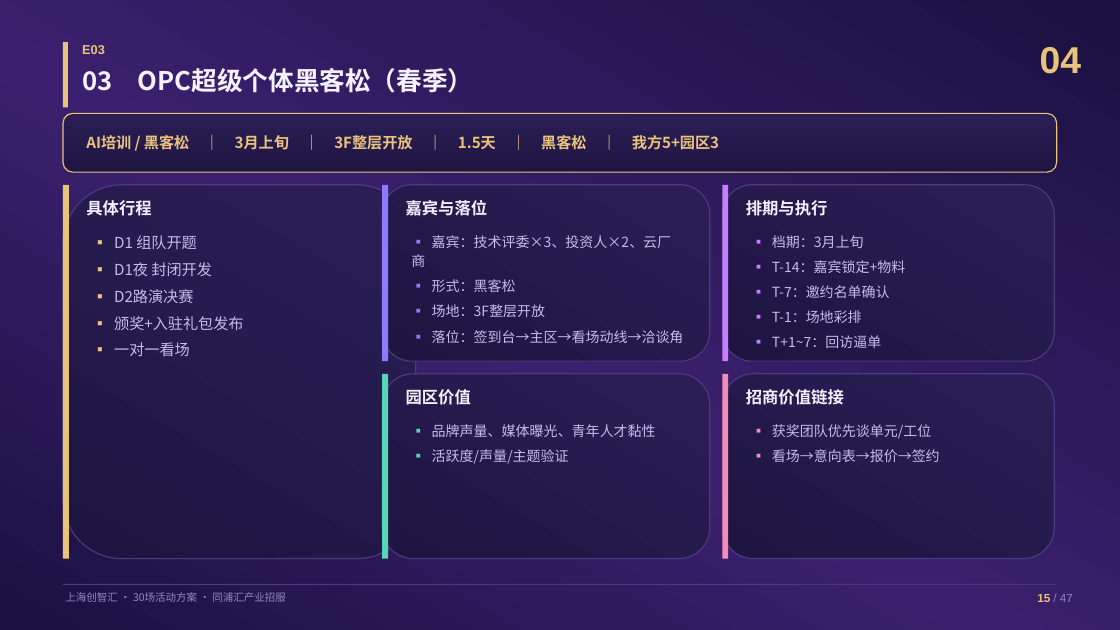
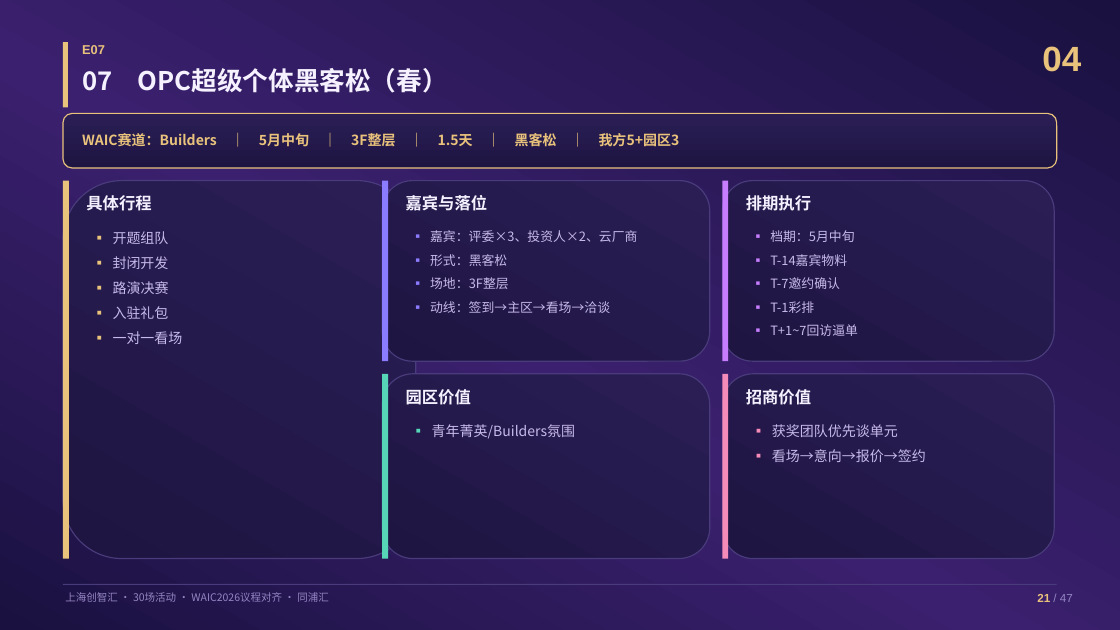
Before and after one commit to hujigang2010-maker/AIDEN, a slide deck: slide 22 of proposal/创智汇30场活动具体方案.pptx (slide 16 before the commit). Drawn at 1120x630 pixels with LibreOffice and Linux fonts; fonts in the diff are those of the drawing. Boxes give left, top, right and bottom in pixels: in the first picture for what was removed or moved away, otherwise in the second. Text is boxed around its words. In the diff, an @@ line names an element or a change of style, - is before the commit and + after.

```diff
--- a/proposal/创智汇30场活动具体方案.pptx
+++ b/proposal/创智汇30场活动具体方案.pptx
@@ text at [82, 45, 105, 54]: text changed @@
-E03
+E07
@@ text "04" at [1042, 46, 1081, 72]: size 32 to 30 pt @@
@@ text at [82, 68, 448, 93]: text changed @@
-03 OPC超级个体黑客松（春季）
+07 OPC超级个体黑客松（春）
@@ rounded rectangle: place and size @@
-rounded rectangle at [63, 113, 1057, 172]
+rounded rectangle at [63, 113, 1057, 168]
@@ text at [82, 132, 680, 150]: text changed; size 13 to 12 pt @@
-AI培训 / 黑客松 ｜ 3月上旬 ｜ 3F整层开放 ｜ 1.5天 ｜ 黑客松 ｜ 我方5+园区3
+WAIC赛道：Builders ｜ 5月中旬 ｜ 3F整层 ｜ 1.5天 ｜ 黑客松 ｜ 我方5+园区3
@@ rounded rectangle: place and size @@
-rounded rectangle at [63, 185, 416, 559]
+rounded rectangle at [63, 181, 416, 559]
@@ rectangle: place and size @@
-rectangle at [63, 185, 69, 559]
+rectangle at [63, 181, 69, 559]
@@ text "具体行程": place and size @@
-text "具体行程" at [86, 200, 151, 216]
+text "具体行程" at [86, 195, 151, 211]
@@ rounded rectangle: place and size @@
-rounded rectangle at [382, 185, 710, 361]
+rounded rectangle at [382, 181, 710, 361]
@@ rectangle: place and size @@
-rectangle at [382, 185, 388, 361]
+rectangle at [382, 181, 388, 361]
@@ text "嘉宾与落位": place and size @@
-text "嘉宾与落位" at [406, 200, 488, 216]
+text "嘉宾与落位" at [406, 195, 488, 211]
@@ rounded rectangle: place and size @@
-rounded rectangle at [723, 185, 1054, 361]
+rounded rectangle at [723, 181, 1054, 361]
@@ rectangle: place and size @@
-rectangle at [723, 185, 728, 361]
+rectangle at [723, 181, 728, 361]
@@ text at [746, 195, 811, 211]: text changed @@
-排期与执行
+排期执行
@@ text at [113, 231, 169, 319]: text changed; size 13 to 12 pt @@
-▪ D1 组队开题
-▪ D1夜 封闭开发
-▪ D2路演决赛
-▪ 颁奖+入驻礼包发布
+▪ 开题组队
+▪ 封闭开发
+▪ 路演决赛
+▪ 入驻礼包
@@ text at [430, 230, 637, 242]: text changed; size 12 to 11 pt @@
-▪ 嘉宾：技术评委×3、投资人×2、云厂商
+▪ 嘉宾：评委×3、投资人×2、云厂商
@@ text at [770, 230, 858, 336]: text changed; size 12 to 11 pt @@
-▪ 档期：3月上旬
-▪ T-14：嘉宾锁定+物料
-▪ T-7：邀约名单确认
-▪ T-1：场地彩排
-▪ T+1~7：回访逼单
+▪ 档期：5月中旬
+▪ T-14嘉宾物料
+▪ T-7邀约确认
+▪ T-1彩排
+▪ T+1~7回访逼单
@@ text at [430, 254, 507, 266]: size 12 to 11 pt in "▪ 形式：黑客松" @@
@@ text at [430, 277, 610, 313]: text changed; size 12 to 11 pt @@
-▪ 场地：3F整层开放
-▪ 落位：签到台→主区→看场动线→洽谈角
+▪ 场地：3F整层
+▪ 动线：签到→主区→看场→洽谈
@@ text at [113, 331, 183, 344]: size 13 to 12 pt in "▪ 一对一看场" @@
@@ text at [746, 389, 811, 405]: text changed @@
-招商价值链接
+招商价值
@@ text at [432, 424, 575, 439]: text changed @@
-▪ 品牌声量、媒体曝光、青年人才黏性
-▪ 活跃度/声量/主题验证
+▪ 青年菁英/Builders氛围
@@ text at [772, 424, 926, 462]: text changed @@
-▪ 获奖团队优先谈单元/工位
-▪ 看场→意向表→报价→签约
+▪ 获奖团队优先谈单元
+▪ 看场→意向→报价→签约
@@ text at [65, 592, 329, 602]: text changed @@
-上海创智汇 · 30场活动方案 · 同浦汇产业招服
+上海创智汇 · 30场活动 · WAIC2026议程对齐 · 同浦汇
@@ text at [1037, 594, 1073, 602]: text changed @@
-15 / 47
+21 / 47
```
Also in this commit, not shown: 35 other slides changed, 12 slides added, 12 slides removed, 6 other files.
